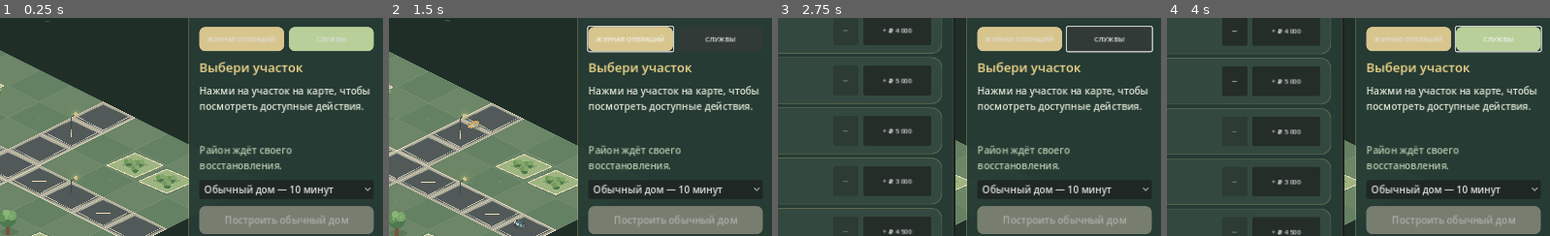
Above: before the commit, frames 1-4 (left to right).
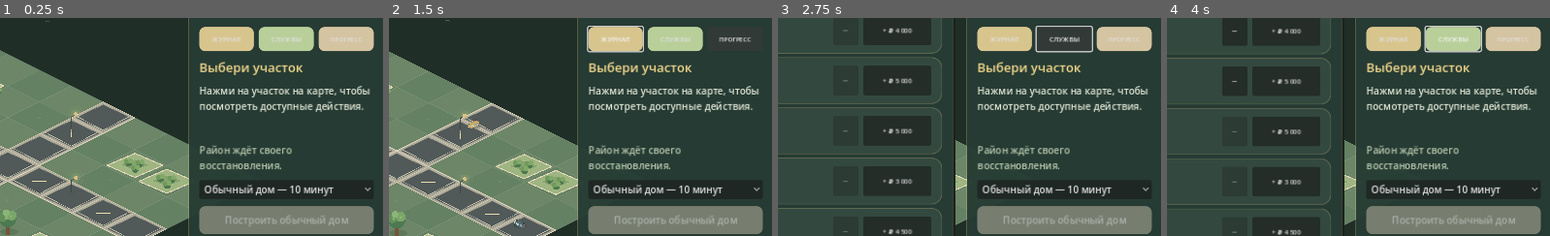
Above: after the commit, the same moments.

Repository: wellbi-creator/rayon-za-rubl
Game: Godot game, scene res://scenes/main.tscn
Same seed, same stepped clock (60 frames per second), same inputs: the game is played once before the commit and once after it.
Inputs (mouse positions are % of the whole screen's width and height, from its top left):
- Up to frame 1 (0.25 s): no input
- Up to frame 2 (1.5 s): click "ЖУРНАЛ ОПЕРАЦИЙ" (after the commit: "ЖУРНАЛ") at 0.5 s; click (94, 24) at 1.25 s, where only the run after the commit has a clickable "ПРОГРЕСС"
- Up to frame 3 (2.75 s): click "СЛУЖБЫ" at 2 s
- Up to frame 4 (4 s): click "+ ₽ 4 000" at 2.75 s; click "+ ₽ 5 000" at 3.5 s
The pictures show only the part of the screen within x 49-99%, y 19-69%; the shares and areas given below are measured in that part.

The runs differ from the first frame. In frame 1, 2.8% of the frame differs, in the area x 54-98%, y 4-16%; in frame 2, 2.2%; in frame 3, 3.1%; in frame 4, 3.2%, in the area x 54-98%, y 3-16%.

Commit message:
M4.1: add district level, reputation and achievements (#62)
* M4.1: integrate district progression and achievements

* M4.1: update progression roadmap

* M4.1: define district progression rewards

* M4.1: document progression service

* M4.1: add district progression service

* M4.1: document district progression

* M4.1: migrate achievements from existing save progress

* M4.1: document achievement migration

Diff:
--- a/scripts/main.gd
+++ b/scripts/main.gd
@@ -9,6 +9,7 @@
 const GameTimeScript = preload("res://scripts/systems/game_time.gd")
 const DistrictUpkeepServiceScript = preload("res://scripts/systems/district_upkeep_service.gd")
 const MunicipalServicesServiceScript = preload("res://scripts/systems/municipal_services_service.gd")
+const DistrictProgressionServiceScript = preload("res://scripts/systems/district_progression_service.gd")
 const BUILD_COSTS := {"ordinary": 100000}
 const BABA_REPAIR_COST := 120000
 const BABA_QUEST_REWARD := 150000
@@ -21,6 +22,7 @@
 var game_time: GameTime
 var upkeep_service: DistrictUpkeepService
 var municipal_services: MunicipalServicesService
+var progression_service: DistrictProgressionService
 var game_time_label: Label
 var resident_label: Label
 var resident_button: Button
@@ -58,12 +60,17 @@
 var municipal_rows: VBoxContainer
 var municipal_summary_label: Label
 var municipal_status_label: Label
+var progression_popup: PopupPanel
+var progression_summary_label: Label
+var progression_achievements_rows: VBoxContainer
+var progression_events_label: Label
 
 func _ready() -> void:
 	economy = EconomyServiceScript.new()
 	add_child(economy)
 	upkeep_service = DistrictUpkeepServiceScript.new()
 	municipal_services = MunicipalServicesServiceScript.new()
+	progression_service = DistrictProgressionServiceScript.new()
 	economy.balance_changed.connect(_on_balance_changed)
 	save_service = SaveServiceScript.new()
 	add_child(save_service)
@@ -110,6 +117,7 @@
 	root.resized.connect(_on_interface_resized)
 	_create_transaction_history_popup()
 	_create_municipal_services_popup()
+	_create_progression_popup()
 
 	var top_panel := PanelContainer.new()
 	top_panel.set_anchors_and_offsets_preset(Control.PRESET_TOP_LEFT)
@@ -167,7 +175,7 @@
 	management_buttons.add_theme_constant_override("separation", 8)
 	content.add_child(management_buttons)
 	var transaction_button := Button.new()
-	transaction_button.text = "ЖУРНАЛ ОПЕРАЦИЙ"
+	transaction_button.text = "ЖУРНАЛ"
 	transaction_button.custom_minimum_size = Vector2(0, 40)
 	transaction_button.size_flags_horizontal = Control.SIZE_EXPAND_FILL
 	transaction_button.add_theme_font_size_override("font_size", 11)
@@ -182,6 +190,14 @@
 	municipal_button.add_theme_stylebox_override("normal", _button_style(Color("#b8cf9a")))
 	municipal_button.pressed.connect(_on_municipal_services_pressed)
 	management_buttons.add_child(municipal_button)
+	var progression_button := Button.new()
+	progression_button.text = "ПРОГРЕСС"
+	progression_button.custom_minimum_size = Vector2(0, 40)
+	progression_button.size_flags_horizontal = Control.SIZE_EXPAND_FILL
+	progression_button.add_theme_font_size_override("font_size", 10)
+	progression_button.add_theme_stylebox_override("normal", _button_style(Color("#d5c4a1")))
+	progression_button.pressed.connect(_on_progression_pressed)
+	management_buttons.add_child(progression_button)
 
 	plot_title = Label.new()
 	plot_title.text = "Выбери участок"
@@ -416,6 +432,124 @@
 	municipal_rows.size_flags_horizontal = Control.SIZE_EXPAND_FILL
 	municipal_rows.add_theme_constant_override("separation", 6)
 	scroll.add_child(municipal_rows)
+
+
+func _create_progression_popup() -> void:
+	progression_popup = PopupPanel.new()
+	progression_popup.title = "Развитие района"
+	progression_popup.size = Vector2i(560, 470)
+	progression_popup.transient = true
+	progression_popup.exclusive = true
+	add_child(progression_popup)
+
+	var panel := PanelContainer.new()
+	panel.set_anchors_and_offsets_preset(Control.PRESET_FULL_RECT)
+	panel.add_theme_stylebox_override("panel", _panel_style(Color("#263c34"), 0.98))
+	progression_popup.add_child(panel)
+
+	var content := VBoxContainer.new()
+	content.add_theme_constant_override("separation", 8)
+	panel.add_child(content)
+
+	var header := HBoxContainer.new()
+	content.add_child(header)
+	var title := Label.new()
+	title.text = "РАЗВИТИЕ И ДОСТИЖЕНИЯ"
+	title.size_flags_horizontal = Control.SIZE_EXPAND_FILL
+	title.add_theme_font_size_override("font_size", 17)
+	title.add_theme_color_override("font_color", Color("#f4e8c8"))
+	header.add_child(title)
+	var close_button := Button.new()
+	close_button.text = "✕"
+	close_button.custom_minimum_size = Vector2(42, 34)
+	close_button.pressed.connect(progression_popup.hide)
+	header.add_child(close_button)
+
+	progression_summary_label = Label.new()
+	progression_summary_label.autowrap_mode = TextServer.AUTOWRAP_WORD_SMART
+	progression_summary_label.add_theme_color_override("font_color", Color("#f4d98d"))
+	content.add_child(progression_summary_label)
+
+	var achievements_heading := Label.new()
+	achievements_heading.text = "ДОСТИЖЕНИЯ"
+	achievements_heading.add_theme_font_size_override("font_size", 13)
+	achievements_heading.add_theme_color_override("font_color", Color("#f4e8c8"))
+	content.add_child(achievements_heading)
+
+	var scroll := ScrollContainer.new()
+	scroll.size_flags_vertical = Control.SIZE_EXPAND_FILL
+	scroll.custom_minimum_size = Vector2(500, 250)
+	content.add_child(scroll)
+	progression_achievements_rows = VBoxContainer.new()
+	progression_achievements_rows.size_flags_horizontal = Control.SIZE_EXPAND_FILL
+	progression_achievements_rows.add_theme_constant_override("separation", 6)
+	scroll.add_child(progression_achievements_rows)
+
+	progression_events_label = Label.new()
+	progression_events_label.autowrap_mode = TextServer.AUTOWRAP_WORD_SMART
+	progression_events_label.add_theme_font_size_override("font_size", 11)
+	progression_events_label.add_theme_color_override("font_color", Color("#c9d0b9"))
+	content.add_child(progression_events_label)
+
+
+func _on_progression_pressed() -> void:
+	_refresh_progression_popup()
+	progression_popup.popup_centered(Vector2i(560, 470))
+
+
+func _refresh_progression_popup() -> void:
+	if progression_achievements_rows == null or progression_service == null:
+		return
+	var level := progression_service.get_level()
+	var next_level_xp := progression_service.get_experience_needed()
+	var progress_xp := progression_service.get_experience_progress()
+	var xp_text := "максимальный уровень" if next_level_xp <= 0 else "%d / %d XP до следующего уровня" % [progress_xp, next_level_xp]
+	progression_summary_label.text = "Уровень района: %d\nОпыт: %d XP  •  %s\nРепутация: %d / 100" % [
+		level,
+		progression_service.experience,
+		xp_text,
+		progression_service.reputation
+	]
+	for child in progression_achievements_rows.get_children():
+		progression_achievements_rows.remove_child(child)
+		child.queue_free()
+	var unlocked_count := 0
+	for achievement in progression_service.get_achievements():
+		var unlocked := bool(achievement.get("unlocked", false))
+		if unlocked:
+			unlocked_count += 1
+		var row := PanelContainer.new()
+		row.add_theme_stylebox_override("panel", _panel_style(Color("#354b40"), 0.9))
+		progression_achievements_rows.add_child(row)
+		var info := VBoxContainer.new()
+		info.add_theme_constant_override("separation", 2)
+		row.add_child(info)
+		var achievement_title := Label.new()
+		achievement_title.text = "%s  %s" % ["✓" if unlocked else "○", str(achievement.get("title", "Достижение"))]
+		achievement_title.add_theme_color_override("font_color", Color("#f4d98d") if unlocked else Color("#e0e5d6"))
+		info.add_child(achievement_title)
+		var description := Label.new()
+		description.text = str(achievement.get("description", ""))
+		description.autowrap_mode = TextServer.AUTOWRAP_WORD_SMART
+		description.add_theme_font_size_override("font_size", 11)
+		description.add_theme_color_override("font_color", Color("#c9d0b9"))
+		info.add_child(description)
+	progression_events_label.text = "Открыто достижений: %d / %d" % [unlocked_count, progression_service.get_achievements().size()]
+	var events := progression_service.get_recent_events()
+	if not events.is_empty():
+		var last_event: Dictionary = events[events.size() - 1]
+		progression_events_label.text += "\nПоследний вклад: %s  •  +%d XP  •  репутация %d" % [
+			str(last_event.get("reason", "Развитие района")),
+			int(last_event.get("experience", 0)),
+			int(last_event.get("reputation", 0))
+		]
+
+
+func _award_district_progress(experience_gain: int, reputation_gain: int, reason: String) -> void:
+	progression_service.add_progress(experience_gain, reputation_gain, reason)
+	if progression_achievements_rows != null:
+		_refresh_progression_popup()
+	_save_game()
 
 
 func _on_municipal_services_pressed() -> void:
@@ -470,6 +604,8 @@
 func _on_municipal_hire_pressed(service_id: String) -> void:
 	var hire_cost := municipal_services.get_hire_cost(service_id)
 	if municipal_services.hire_employee(service_id, economy):
+		if municipal_services.get_total_employee_count() == 1 and progression_service.unlock_achievement("first_worker"):
+			_award_district_progress(25, 2, "Нанят первый работник коммунальной службы")
 		municipal_status_label.text = "Сотрудник принят. Найм оплачен: ₽ %s." % _format_money(hire_cost)
 		_save_game()
 	else:
@@ -886,6 +1022,8 @@
 		return
 	var family_id := str(available_families[0]["id"])
 	if resident_service.move_family_in(family_id, selected_plot_id, move_in_service.is_ready(selected_plot_id)):
+		_award_district_progress(80, 10, "Заселение новой семьи")
+		progression_service.unlock_achievement("first_family")
 		_on_plot_selected(selected_plot_id)
 		status_label.text = "Семья заселилась! В районе появились первые соседи."
 		_save_game()
@@ -1031,6 +1169,8 @@
 		_on_plot_selected(plot_id)
 
 func _on_house_ready(plot_id: int) -> void:
+	_award_district_progress(50, 5, "Дом полностью подготовлен к заселению")
+	progression_service.unlock_achievement("first_ready_home")
 	if selected_plot_id == plot_id:
 		_on_plot_selected(plot_id)
 		status_label.text = "Все проверки пройдены! Дом готов принять семью."
@@ -1054,6 +1194,8 @@
 				status_label.text = "Не хватает денег на материалы и работу электрика."
 				return
 			baba_wiring_repaired = true
+			_award_district_progress(100, 10, "Помощь Бабе Зине")
+			progression_service.unlock_achievement("baba_helper")
 			world.set_baba_home_repaired(true)
 			economy.add_money(BABA_QUEST_REWARD, "Награда за помощь Бабе Зине")
 			_on_plot_selected(0)
@@ -1098,6 +1240,8 @@
 
 func _on_construction_completed(plot_id: int) -> void:
 	world.finish_plot(plot_id)
+	_award_district_progress(120, 5, "Завершено строительство дома")
+	progression_service.unlock_achievement("first_house")
 	if selected_plot_id == plot_id:
 		_on_plot_selected(plot_id)
 		status_label.text = "Дом готов! Следующий этап — подготовка к заселению."
@@ -1111,6 +1255,7 @@
 		"economy_transactions": economy.get_transaction_history(),
 		"district_upkeep": upkeep_service.get_save_data(),
 		"municipal_services": municipal_services.get_save_data(),
+		"district_progression": progression_service.get_save_data(),
 		"baba_notebook_opened": baba_notebook_opened,
 		"baba_wiring_repaired": baba_wiring_repaired,
 		"world": world.get_save_data(),
@@ -1157,6 +1302,21 @@
 		municipal_services.load_save_data(municipal_data)
 	else:
 		municipal_services.initialize_day(game_time.get_day())
+	var progression_data: Variant = data.get("district_progression", {})
+	if progression_data is Dictionary:
+		progression_service.load_save_data(progression_data)
+	# Backfill one-time achievements for milestones completed in older saves.
+	if baba_wiring_repaired:
+		progression_service.unlock_achievement("baba_helper")
+	for plot_id in range(1, world.plot_states.size()):
+		if world.get_plot_kind(plot_id) == "built":
+			progression_service.unlock_achievement("first_house")
+		if move_in_service.is_ready(plot_id):
+			progression_service.unlock_achievement("first_ready_home")
+	if resident_service.get_total_resident_count() > 0:
+		progression_service.unlock_achievement("first_family")
+	if municipal_services.get_total_employee_count() > 0:
+		progression_service.unlock_achievement("first_worker")
 	is_loading_game = false
 	_on_game_time_changed(game_time.get_hour(), game_time.get_minute(), game_time.get_day())
 	var construction_data: Variant = data.get("construction", {})
--- /dev/null
+++ b/scripts/systems/district_progression_service.gd
@@ -0,0 +1,108 @@
+extends RefCounted
+class_name DistrictProgressionService
+
+const LEVEL_XP_THRESHOLDS := [0, 100, 250, 450, 700, 1000, 1400, 1850, 2350, 2900]
+const MAX_RECENT_EVENTS := 20
+const ACHIEVEMENTS := [
+	{"id": "baba_helper", "title": "Доброе начало", "description": "Восстановить электрику в доме Бабы Зины"},
+	{"id": "first_house", "title": "Первый дом", "description": "Завершить строительство первого дома"},
+	{"id": "first_ready_home", "title": "Готов к жизни", "description": "Полностью подготовить дом к заселению"},
+	{"id": "first_family", "title": "Новые соседи", "description": "Заселить первую семью"},
+	{"id": "first_worker", "title": "Городские службы", "description": "Нанять первого работника коммунальной службы"}
+]
+
+var experience: int = 0
+var reputation: int = 0
+var unlocked_achievements: Dictionary = {}
+var recent_events: Array[Dictionary] = []
+
+func get_level() -> int:
+	var level := 1
+	for index in range(LEVEL_XP_THRESHOLDS.size()):
+		if experience >= int(LEVEL_XP_THRESHOLDS[index]):
+			level = index + 1
+	return level
+
+func get_current_level_threshold() -> int:
+	return int(LEVEL_XP_THRESHOLDS[get_level() - 1])
+
+func get_next_level_threshold() -> int:
+	var level := get_level()
+	if level >= LEVEL_XP_THRESHOLDS.size():
+		return int(LEVEL_XP_THRESHOLDS[LEVEL_XP_THRESHOLDS.size() - 1])
+	return int(LEVEL_XP_THRESHOLDS[level])
+
+func get_experience_progress() -> int:
+	return maxi(0, experience - get_current_level_threshold())
+
+func get_experience_needed() -> int:
+	return maxi(0, get_next_level_threshold() - get_current_level_threshold())
+
+func add_progress(experience_gain: int, reputation_gain: int, reason: String) -> void:
+	var safe_xp := maxi(0, experience_gain)
+	var safe_reputation := maxi(-100, reputation_gain)
+	if safe_xp == 0 and safe_reputation == 0:
+		return
+	experience += safe_xp
+	reputation = clampi(reputation + safe_reputation, 0, 100)
+	recent_events.append({
+		"experience": safe_xp,
+		"reputation": safe_reputation,
+		"reason": reason,
+		"timestamp": int(Time.get_unix_time_from_system())
+	})
+	while recent_events.size() > MAX_RECENT_EVENTS:
+		recent_events.pop_front()
+
+func unlock_achievement(achievement_id: String) -> bool:
+	if unlocked_achievements.has(achievement_id):
+		return false
+	for achievement in ACHIEVEMENTS:
+		if str(achievement["id"]) == achievement_id:
+			unlocked_achievements[achievement_id] = int(Time.get_unix_time_from_system())
+			return true
+	return false
+
+func get_achievements() -> Array:
+	var result: Array = []
+	for achievement in ACHIEVEMENTS:
+		var entry: Dictionary = achievement.duplicate(true)
+		entry["unlocked"] = unlocked_achievements.has(str(entry["id"]))
+		entry["unlocked_at"] = int(unlocked_achievements.get(str(entry["id"]), 0))
+		result.append(entry)
+	return result
+
+func get_recent_events() -> Array[Dictionary]:
+	return recent_events.duplicate(true)
+
+func get_save_data() -> Dictionary:
+	return {
+		"experience": experience,
+		"reputation": reputation,
+		"unlocked_achievements": unlocked_achievements.duplicate(true),
+		"recent_events": recent_events.duplicate(true)
+	}
+
+func load_save_data(data: Dictionary) -> void:
+	experience = maxi(0, int(data.get("experience", 0)))
+	reputation = clampi(int(data.get("reputation", 0)), 0, 100)
+	unlocked_achievements.clear()
+	var saved_achievements: Variant = data.get("unlocked_achievements", {})
+	if saved_achievements is Dictionary:
+		for achievement in ACHIEVEMENTS:
+			var achievement_id := str(achievement["id"])
+			if saved_achievements.has(achievement_id):
+				unlocked_achievements[achievement_id] = maxi(0, int(saved_achievements[achievement_id]))
+	recent_events.clear()
+	var saved_events: Variant = data.get("recent_events", [])
+	if saved_events is Array:
+		for event in saved_events:
+			if event is Dictionary:
+				recent_events.append({
+					"experience": maxi(0, int(event.get("experience", 0))),
+					"reputation": int(event.get("reputation", 0)),
+					"reason": str(event.get("reason", "Развитие района")),
+					"timestamp": maxi(0, int(event.get("timestamp", 0)))
+				})
+	while recent_events.size() > MAX_RECENT_EVENTS:
+		recent_events.pop_front()
Not shown, changed: docs/GDD.md
Not shown, added: docs/M4_1_DISTRICT_PROGRESSION.md
Not shown, changed: docs/ROADMAP.md
Not shown, changed: docs/TECHNICAL_ARCHITECTURE.md
